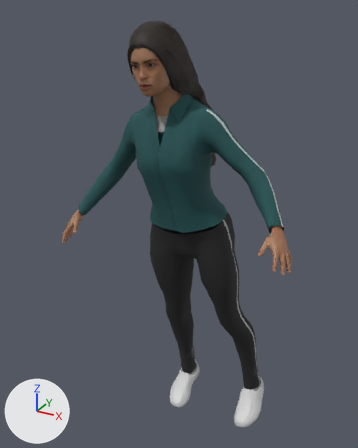
The glTF model assets/characters/jane.glb, before and after one commit.
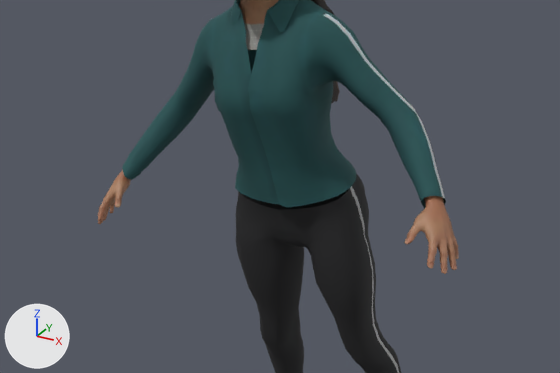
Each version appears first whole from a 50 mm lens placed at (0.717, -1.755, 1.668), pointed at (-0.149, -0.181, 0.881), and next in a close-up on the part from 0% to 100% of the width and 22% to 76% of the height. The lights are fixed; the arrows at lower left show +X, +Y and +Z. The first two pictures are the older version. Where no turn or scale is listed for an object, it has been applied to the vertices. Vertices at exactly the same position are counted once.

The first close-up shows 'Mesh_2', 'pack'.
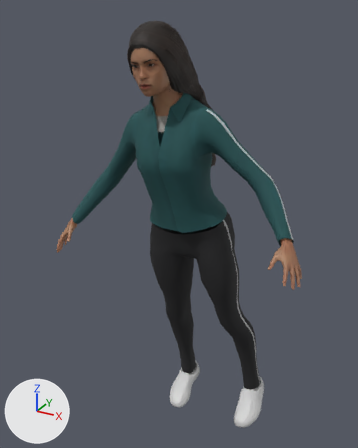
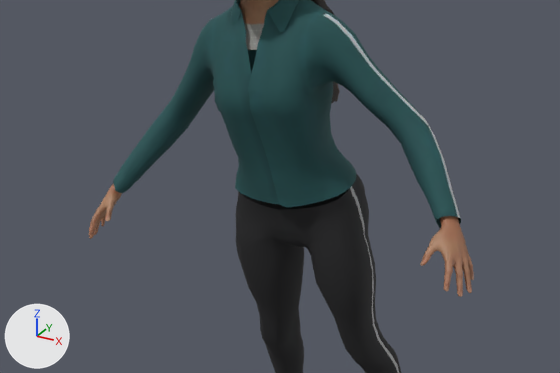
The change in detail:
me_mesh_2 is used by ob_mesh_2; location (0.0, 0.0, 0.0).
me_mesh_2 had 9107 vertices, 17908 faces and spanned x -0.582..0.363, y -0.433..-0.171, z 0.783..1.61.
me_mesh_2 now has 9107 vertices, 17908 faces and spans x -0.61..0.4, y -0.442..-0.171, z 0.737..1.61.
me_mesh_2 part 1: 1689 of 9107 vertices moved; they spanned x -0.582..-0.493, y -0.417..-0.267, z 0.783..0.947 and now span x -0.61..-0.523, y -0.425..-0.272, z 0.737..0.908; mean shift (-0.029, -0.006, -0.042); largest move (-0.564, -0.395, 0.79) -> (-0.593, -0.402, 0.744).
me_mesh_2 part 2: 1689 of 9107 vertices moved; they spanned x 0.247..0.363, y -0.433..-0.282, z 0.897..1.044 and now span x 0.282..0.4, y -0.442..-0.287, z 0.86..1.012; mean shift (0.037, -0.008, -0.034); largest move (0.343, -0.411, 0.9) -> (0.382, -0.42, 0.863).
me_mesh_3 is used by ob_pack; location (0.0, 0.0, 0.0).
me_mesh_3 had 9388 vertices, 14501 faces and spanned x -0.55..0.31, y -0.37..0.03, z -0.06..1.62.
me_mesh_3 now has 9388 vertices, 14501 faces and spans x -0.58..0.35, y -0.37..0.03, z -0.06..1.62.
me_mesh_3 part 3: 316 of the vertices in x -0.55..-0.29, y -0.34..-0.15, z 0.89..1.22 are scaled about their middle by (1.1, 1.06, 1.11), then moved by (-0.02, 0.0, -0.03).
me_mesh_3 part 4: 312 of the vertices in x 0.0..0.31, y -0.34..-0.16, z 0.98..1.28 are scaled about their middle by (1.11, 1.06, 1.1), then moved by (0.02, 0.0, -0.02).
Other edits to the shape of me_mesh_3 do not show in these pictures.

Boxes (x1, y1, x2, y2) around the edits, measured in the close-ups (560 x 373 px; the box of a moved part takes in the faces that stretch with it):
'pack', reshaped: before (122, 0, 446, 373); after (113, 0, 461, 373)
'Mesh_2', reshaped: before (98, 0, 459, 274); after (89, 0, 474, 297)
part 1 of me_mesh_2, moved or reshaped: before (98, 170, 131, 224); after (89, 183, 122, 239)
part 2 of me_mesh_2, moved or reshaped: before (404, 196, 459, 274); after (420, 216, 474, 297)
part 3 of me_mesh_3, moved or reshaped: before (122, 48, 214, 180); after (113, 50, 214, 193)
part 4 of me_mesh_3, moved or reshaped: before (323, 32, 446, 208); after (324, 34, 461, 228)
